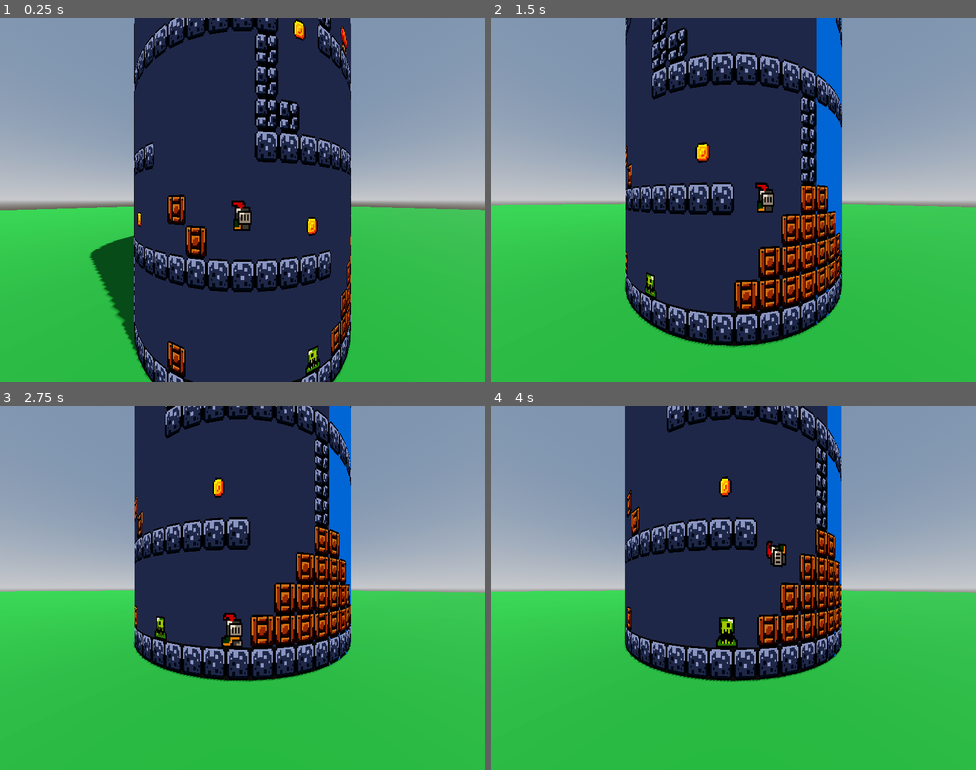
Above: before the commit, frames 1-4 (two rows, left to right).
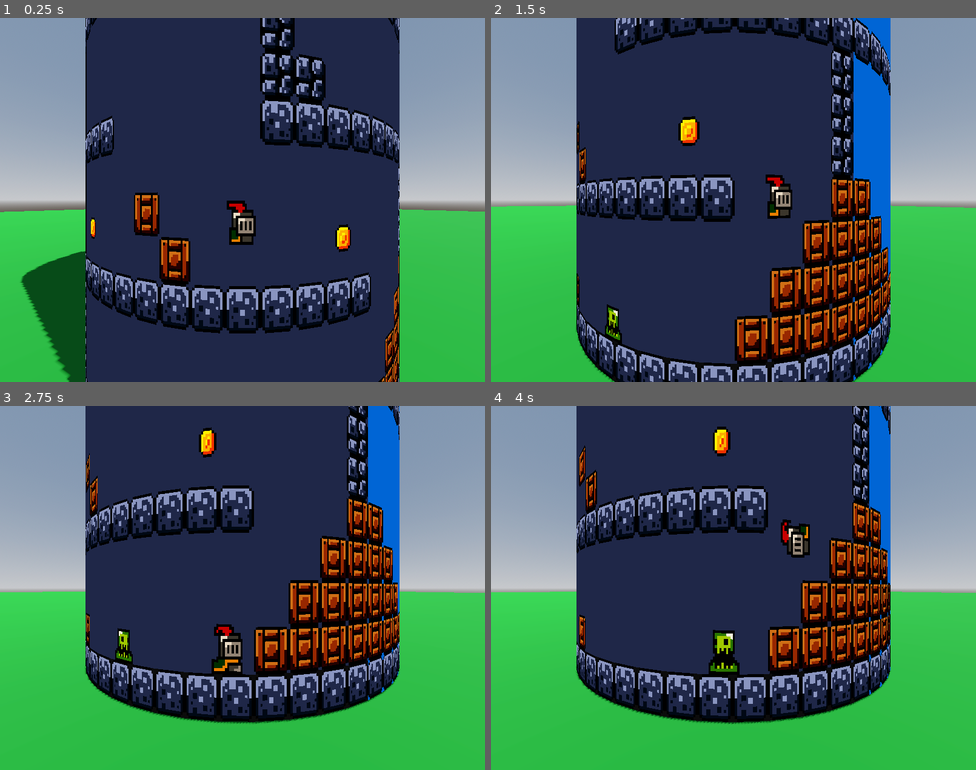
Above: after the commit, the same moments.

Repository: valentecaio/papoilas_fairy_rescue
Game: Godot game, scene res://scenes/world_3d.tscn
Same seed, same stepped clock (60 frames per second), same inputs: the game is played once before the commit and once after it.
Inputs:
- Up to frame 1 (0.25 s): no input
- Up to frame 2 (1.5 s): hold D (move_right) 0.53-1.28 s; tap Space (jump) at 0.77 s; hold A (move_left) from 1.28 s (still down)
- Up to frame 3 (2.75 s): tap Space (jump) at 1.52 s; release A (move_left) at 2.03 s; hold D (move_right) from 2.03 s (still down)
- Up to frame 4 (4 s): tap Space (jump) at 3.02, 3.77 s; release D (move_right) at 3.53 s; hold A (move_left) from 3.53 s (still down)

The runs differ from the first frame. In frame 1, 37% of the frame differs, in the area x 0-100%, y 0-100%; in frame 2, 41%; in frame 3, 34%; in frame 4, 33%.

Commit message:
adjust FOV

Diff:
--- a/scenes/world_3d.tscn
+++ b/scenes/world_3d.tscn
@@ -60,7 +60,7 @@
 [node name="Camera3D" type="Camera3D" parent="."]
 transform = Transform3D(1, 0, 0, 0, 1, 0, 0, 0, 1, 0, 10, 15)
 current = true
-fov = 115.4
+fov = 95.0
 script = ExtResource("1_35l0t")
 distance = 35
 
